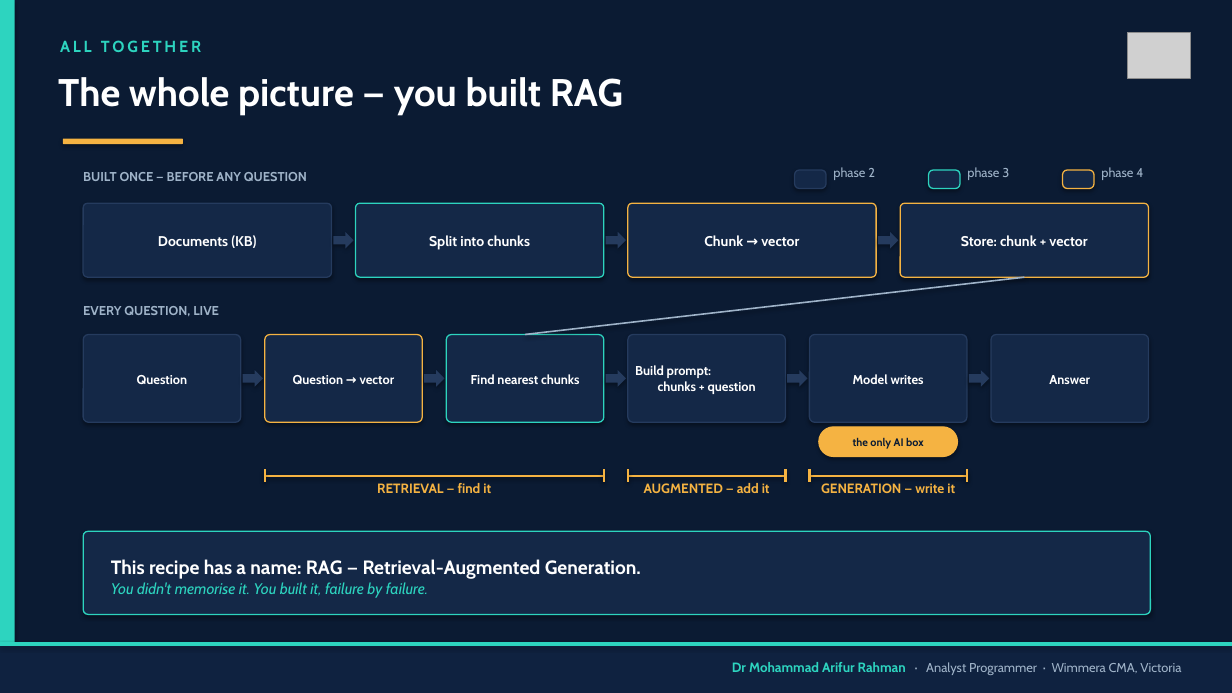
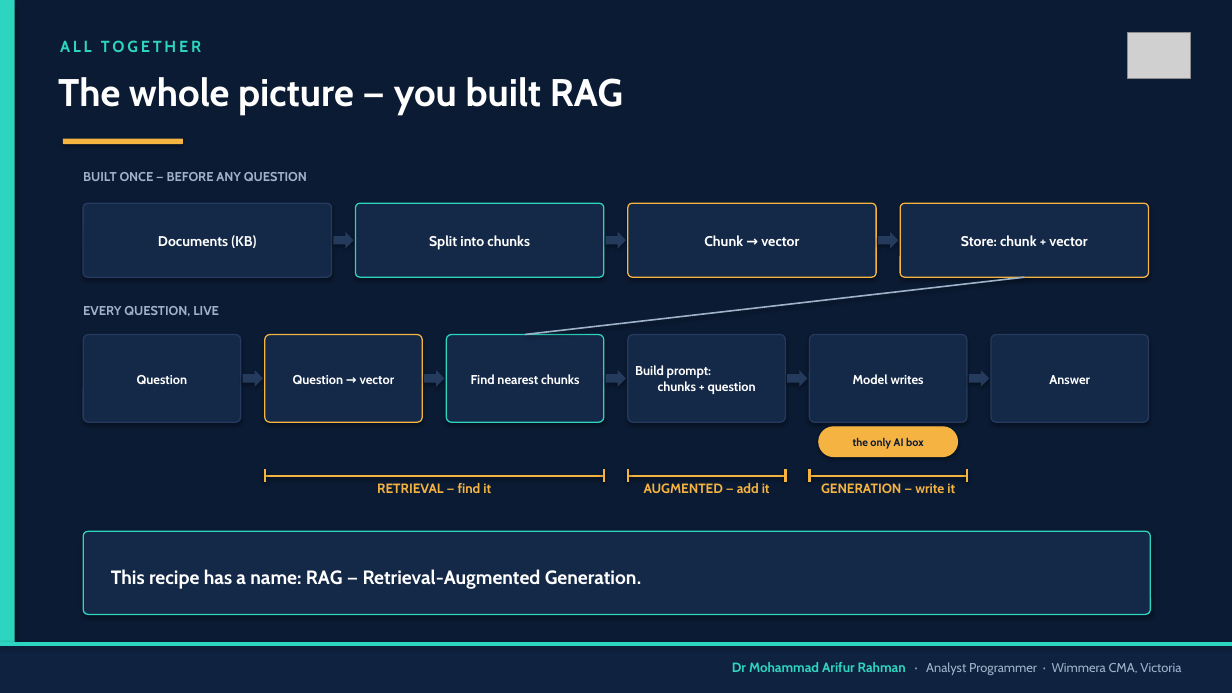
Before and after one commit to arifwcma/induction, a slide deck: slide 15 of lecture/deck.pptx. Drawn at 1232x693 pixels with LibreOffice and Linux fonts; fonts in the diff are those of the drawing; grey boxes stand for pictures. Boxes give left, top, right and bottom in pixels: in the first picture for what was removed or moved away, otherwise in the second. Text is boxed around its words. In the diff, an @@ line names an element or a change of style, - is before the commit and + after.

```diff
--- a/lecture/deck.pptx
+++ b/lecture/deck.pptx
@@ rounded rectangle removed at bbox=[795, 170, 826, 189] @@
@@ text removed at bbox=[833, 167, 875, 180] @@
-phase 2
@@ rounded rectangle removed at bbox=[929, 170, 960, 189] @@
@@ text removed at bbox=[967, 167, 1009, 180] @@
-phase 3
@@ rounded rectangle removed at bbox=[1063, 170, 1094, 189] @@
@@ text removed at bbox=[1101, 167, 1143, 180] @@
-phase 4
@@ text "This recipe has a name: ...": place and size @@
-text "This recipe has a name: ..." at bbox=[111, 559, 641, 598]
+text "This recipe has a name: ..." at bbox=[111, 569, 641, 588]
@@ text at bbox=[111, 582, 428, 598]: paragraph removed @@
-You didn't memorise it. You built it, failure by failure.
```
Also in this commit, not shown: 13 other slides changed, 2 other files.
